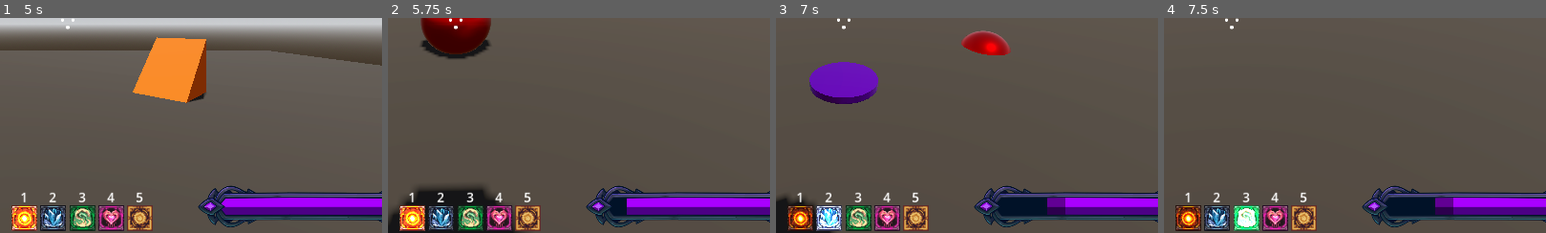
Above: before the commit, frames 1-4 (left to right).
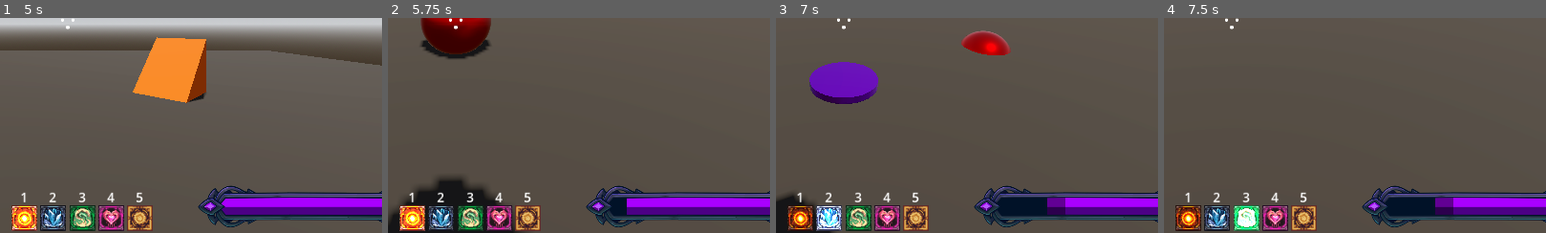
Above: after the commit, the same moments.

Repository: Isaaa43/Saudavel-e-Balanceado
Game: Godot game, scene res://cenas/main_game.tscn
Same seed, same stepped clock (60 frames per second), same inputs: the game is played once before the commit and once after it.
Inputs (mouse positions are % of the whole screen's width and height, from its top left):
- Up to frame 1 (5 s): click "Jogar" at 0.5 s; click (50, 50) at 1.27 s; type "Alex" at 1.35 s; click "Continuar" at 2 s; click "Host" at 2.75 s; click "Começar Partida" at 3.5 s; tap Enter at 4.25 s; move the mouse to (72, 45) at 4.27 s; hold D (direita) from 4.28 s (still down); click (72, 45) at 4.35 s; tap Space (pular) at 4.52 s
- Up to frame 2 (5.75 s): move the mouse to (45, 50) at 5.02 s; release D (direita) at 5.03 s; hold W (frente) from 5.03 s (still down); click (45, 50) at 5.1 s; tap Space (pular) at 5.27 s
- Up to frame 3 (7 s): keep holding W (frente); move the mouse to (52, 48) at 5.77 s; tap 1 at 5.85 s; click (52, 48) at 6.05 s; move the mouse to (49, 52) at 6.52 s; tap 2 at 6.6 s; tap Space (pular) at 6.77 s; click (49, 52) at 6.8 s
- Up to frame 4 (7.5 s): keep holding W (frente); move the mouse to (57, 51) at 7.27 s; tap 3 at 7.35 s
The pictures show only the part of the screen within x 41-91%, y 49-99%; the shares and areas given below are measured in that part.

Frame 1 is identical in both runs. In frame 2, 0.4% of the frame differs, in the area x 12-21%, y 74-80%; in frame 3, less than 0.1%; in frame 4, nothing differs.

Commit message:
refactor(camera): referencia generica ao jogador
Câmera do jogador faz uma referencia genérica ao jogador para realizar a rotação horizontal

Diff:
--- a/luta-magos/cenas/game/entidades/jogador/camera_jogador.tscn
+++ b/luta-magos/cenas/game/entidades/jogador/camera_jogador.tscn
@@ -9,12 +9,3 @@
 
 [node name="RemoteTransformMira" type="RemoteTransform3D" parent="Camera" unique_id=1175613351]
 transform = Transform3D(1, 0, 0, 0, 1, 0, 0, 0, 1, 0, 0, -1)
-
-[node name="SepararCamera" type="Node" parent="Camera" unique_id=2051765678]
-
-[node name="PivotOlhando" type="Node3D" parent="Camera" unique_id=1106763065]
-
-[node name="RemoteTransformCabeca" type="RemoteTransform3D" parent="Camera/PivotOlhando" unique_id=382681538]
-rotation_edit_mode = 1
-update_position = false
-update_scale = false
--- a/luta-magos/cenas/game/entidades/jogador/jogador.tscn
+++ b/luta-magos/cenas/game/entidades/jogador/jogador.tscn
@@ -53,9 +53,9 @@
 script = ExtResource("8_rmtya")
 jogador = NodePath("../JogadorCorpo")
 
-[node name="CameraJogador" parent="." unique_id=840626129 node_paths=PackedStringArray("jogador_corpo") instance=ExtResource("9_f3n6j")]
+[node name="CameraJogador" parent="." unique_id=840626129 node_paths=PackedStringArray("corpo_rotacao") instance=ExtResource("9_f3n6j")]
 transform = Transform3D(1, 0, 0, 0, 1, 0, 0, 0, 1, 0, 1.5, 0)
-jogador_corpo = NodePath("../JogadorCorpo")
+corpo_rotacao = NodePath("../JogadorCorpo")
 
 [node name="JogadorCorpo" parent="." unique_id=1543690626 instance=ExtResource("10_bup1v")]
 collision_layer = 257
--- a/luta-magos/scripts/game/characters/camera_jogador.gd
+++ b/luta-magos/scripts/game/characters/camera_jogador.gd
@@ -2,14 +2,11 @@
 extends Node3D
 
 # TODO: trocar essa referencia de corpo por outra coisa
-@export var jogador_corpo : JogadorCorpo
+@export var corpo_rotacao : Node3D
 
 @onready var camera: Camera3D = $Camera
 
-@onready var pivot_olhando: Node3D = $Camera/PivotOlhando
-
 @onready var remote_transform_mira: RemoteTransform3D = $Camera/RemoteTransformMira
-@onready var remote_transform_cabeca: RemoteTransform3D = $Camera/PivotOlhando/RemoteTransformCabeca
 
 const SENSITIVITY_BASE_MOUSE := 0.005
 const SENSITIVITY_BASE_CONTROLLER := 5.0
@@ -30,6 +27,7 @@
 	if not OS.is_debug_build():
 		Input.set_mouse_mode(Input.MOUSE_MODE_CAPTURED)
 
+# TODO: ver se precisa linkar isso com o delta time (como o process) ou algo assim
 func _unhandled_input(event: InputEvent) -> void:
 	if event is InputEventMouseMotion and Input.mouse_mode == Input.MOUSE_MODE_CAPTURED:
 		_rotacionar_camera(event.relative, 1)
@@ -45,13 +43,10 @@
 	var sensitivity : float = controller_sensitivity if has_controller else mouse_sensitivity
 
 	# Rotate horizontally (around Y axis)
-	jogador_corpo.rotate_y(-look_input.x * sensitivity * delta)
+	corpo_rotacao.rotate_y(-look_input.x * sensitivity * delta)
 	# Rotate vertically (around local X axis)
 	camera.rotate_x(-look_input.y * sensitivity * delta)
 	camera.rotation.x = clamp(camera.rotation.x, -PI/2, PI/2)
-	# rodar a cabeca
-	var cabeca_rot = remap(rotation.x, -PI/2, PI/2, -PI/4, PI/4)
-	pivot_olhando.rotation.x = cabeca_rot
 
 
 func set_sensibilidade(sensi: float) -> void:
@@ -63,14 +58,5 @@
 		mouse_sensitivity = SENSITIVITY_BASE_MOUSE * sensi
 
 func set_target_remote_transform_mira(node_path: String) -> void:
-	_set_target_of_remote_transform(remote_transform_mira, node_path)
-
-func set_target_remote_transform_cabeca(node_path: String) -> void:
-	_set_target_of_remote_transform(remote_transform_cabeca, node_path)
-
-func _set_target_of_remote_transform(
-	remote_transform: RemoteTransform3D,
-	node_path: String
-) -> void:
-	remote_transform.remote_path = node_path
-	remote_transform.force_update_cache()
+	remote_transform_mira.remote_path = node_path
+	remote_transform_mira.force_update_cache()
--- a/luta-magos/scripts/game/entidades/jogador/personagem/jogador_corpo.gd
+++ b/luta-magos/scripts/game/entidades/jogador/personagem/jogador_corpo.gd
@@ -1,5 +1,7 @@
 class_name JogadorCorpo
 extends CharacterBody3D
+
+var camera_jogador: CameraJogador
 
 @onready var cabeca_pivot: Node3D = $Corpo/Cabeca/CabecaPivot
 @onready var remote_transform_cabeca: RemoteTransform3D = $Corpo/Cabeca/RemoteTransformCabeca
@@ -7,12 +9,22 @@
 @onready var audio_player_dano: AudioStreamPlayer3D = $AudioPlayerDano
 @onready var label_dano: Label3D = $LabelDano
 
-func conectar_camera(camera_jogador: CameraJogador) -> void:
-	var camera_path := camera_jogador.get_path()
-	remote_transform_cabeca.remote_path = camera_path
+func _process(delta: float) -> void:
+	_process_camera(delta)
+
+
+func _process_camera(_delta: float) -> void:
+	var camera : Camera3D = camera_jogador.camera
+	# rodar a cabeca
+	var cabeca_rot = remap(camera.rotation.x, -PI/2, PI/2, -PI/3, PI/3)
+	cabeca_pivot.rotation.x = cabeca_rot
+
+
+func conectar_camera(_camera_jogador: CameraJogador) -> void:
+	camera_jogador = _camera_jogador
+	#
+	remote_transform_cabeca.remote_path = camera_jogador.get_path()
 	remote_transform_cabeca.force_update_cache()
-
-	camera_jogador.set_target_remote_transform_cabeca(cabeca_pivot.get_path())
 
 func mostrar_levar_dano(dano: float) -> void:
 	audio_player_dano.play()
